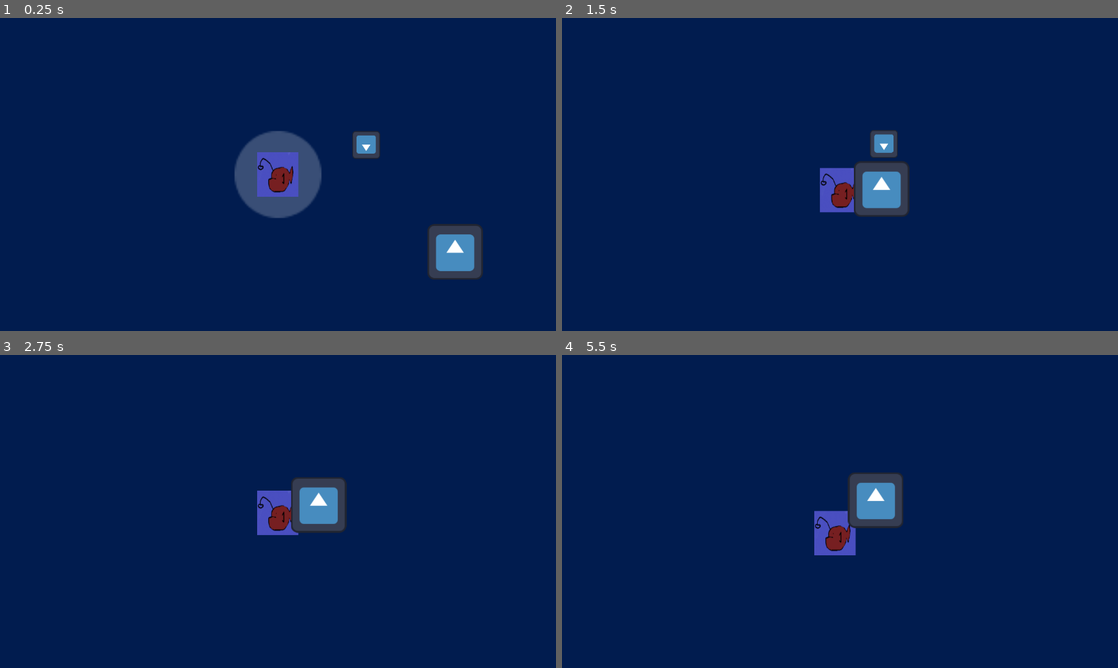
Above: before the commit, frames 1-4 (two rows, left to right).
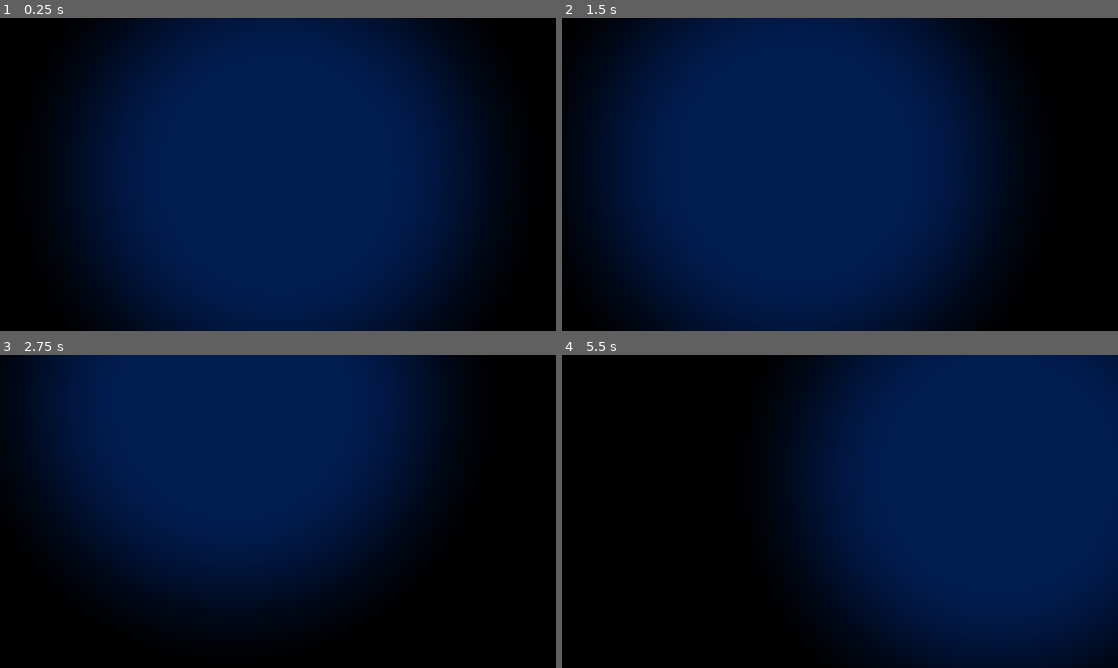
Above: after the commit, the same moments.

Repository: JeromeIsntDev/OceanX_HKthon_BioEvanescence
Game: Godot game, scene res://scenes/main.tscn
Same seed, same stepped clock (60 frames per second), same inputs: the game is played once before the commit and once after it. The engine's default icon, where the game draws it, is replaced by a stand-in: a white triangle on a blue panel in a dark square.
Inputs:
- Up to frame 1 (0.25 s): no input
- Up to frame 2 (1.5 s): hold D (ui_right) 0.53-1.28 s; hold S (ui_down) from 1.28 s (still down)
- Up to frame 3 (2.75 s): release S (ui_down) at 2.03 s; hold D (ui_right) from 2.03 s (still down)
- Up to frame 4 (5.5 s): release D (ui_right) at 2.78 s; hold W (ui_up) 2.78-3.53 s; hold A (ui_left) 3.53-5.03 s; hold S (ui_down) from 5.03 s (still down)

The runs differ from the first frame. In frame 1, 52% of the frame differs, in the area x 0-100%, y 0-100%; in frame 2, 51%; in frame 3, 67%; in frame 4, 59%.

Commit message:
TUAN_COMMIT: something

Diff:
--- a/assets/shader/spotlight.gdshader
+++ b/assets/shader/spotlight.gdshader
@@ -2,8 +2,8 @@
 
 uniform sampler2D SCREEN_TEXTURE : hint_screen_texture, filter_linear_mipmap;
 uniform float aspect = 1.7777777;
-uniform vec2 mouse_pos = vec2(0.5);
-uniform float mouse_range = 0.2;
+uniform vec2 player_pos = vec2(0.5);
+uniform float spotlight_range = 0.2;
 
 void vertex() {
 	// Called for every vertex the material is visible on.
@@ -11,10 +11,10 @@
 
 void fragment() {
 	// Called for every pixel the material is visible on.
-	vec2 uv = UV - mouse_pos;
-	uv = vec2(uv.x, uv.y/ aspect);
+	vec2 uv = UV - player_pos;
+	uv = vec2(uv.x, uv.y);
 
-	float mask = mouse_range - length(uv);
+	float mask = spotlight_range - length(uv);
 	mask = smoothstep(0, 0.12, mask);
 	COLOR.rgb = mix(vec3(0.0), texture(SCREEN_TEXTURE, SCREEN_UV).rgb, mask);
 }
--- a/scenes/World.tscn
+++ b/scenes/World.tscn
@@ -1,13 +1,31 @@
 [gd_scene format=3 uid="uid://bouwjmxp4sy77"]
+
+[ext_resource type="Shader" uid="uid://bv8gb1oor27fv" path="res://assets/shader/spotlight.gdshader" id="1_kqs1s"]
+
+[sub_resource type="ShaderMaterial" id="ShaderMaterial_32lhk"]
+shader = ExtResource("1_kqs1s")
+shader_parameter/aspect = 1.7777777
+shader_parameter/player_pos = Vector2(0.5, 0.5)
+shader_parameter/spotlight_range = 0.2
 
 [sub_resource type="RectangleShape2D" id="RectangleShape2D_io8um"]
 
 [node name="World" type="Node2D" unique_id=1347648242]
 
-[node name="ColorRect" type="ColorRect" parent="." unique_id=989531154]
+[node name="Background" type="ColorRect" parent="." unique_id=989531154]
 offset_right = 3200.0
 offset_bottom = 3200.0
 color = Color(0.003921569, 0.10980392, 0.30980393, 1)
+
+[node name="Spotlight" type="ColorRect" parent="." unique_id=966448974]
+material = SubResource("ShaderMaterial_32lhk")
+anchors_preset = 15
+anchor_right = 1.0
+anchor_bottom = 1.0
+offset_right = 3200.0
+offset_bottom = 3200.0
+grow_horizontal = 2
+grow_vertical = 2
 
 [node name="TopWall2" type="StaticBody2D" parent="." unique_id=645055385]
 position = Vector2(0, -160)
--- a/scenes/main.tscn
+++ b/scenes/main.tscn
@@ -3,16 +3,12 @@
 [ext_resource type="PackedScene" uid="uid://ce5dh5ampndta" path="res://scenes/player.tscn" id="1_o5qli"]
 [ext_resource type="PackedScene" uid="uid://bouwjmxp4sy77" path="res://scenes/World.tscn" id="1_tefeu"]
 [ext_resource type="PackedScene" uid="uid://3de4huieval4" path="res://scenes/enemy.tscn" id="2_0wfyh"]
-[ext_resource type="Script" path="res://scripts/audio_player.gd" id="3_sugp2"]
 [ext_resource type="Texture2D" uid="uid://we63bgbl7ati" path="res://icon.svg" id="4_jyhfs"]
 [ext_resource type="Script" uid="uid://cmo2amomucwfr" path="res://scripts/prey_lvl_1.gd" id="5_o6xl0"]
 
 [sub_resource type="CircleShape2D" id="CircleShape2D_5nq6w"]
 
 [node name="Main" type="Node2D" unique_id=1090391997]
-
-[node name="World" parent="." unique_id=1347648242 instance=ExtResource("1_tefeu")]
-position = Vector2(-1600, -1600)
 
 [node name="Player" parent="." unique_id=1663085969 groups=["player"] instance=ExtResource("1_o5qli")]
 
@@ -31,7 +27,6 @@
 player = NodePath("../Player")
 
 [node name="AudioStreamPlayer2D" type="AudioStreamPlayer2D" parent="." unique_id=775250798]
-script = ExtResource("3_sugp2")
 
 [node name="PreyLvl1" type="CharacterBody2D" parent="." unique_id=1109266914]
 script = ExtResource("5_o6xl0")
@@ -47,3 +42,6 @@
 rotation = -3.1415927
 scale = Vector2(0.5, 0.5)
 texture = ExtResource("4_jyhfs")
+
+[node name="World" parent="." unique_id=1347648242 instance=ExtResource("1_tefeu")]
+position = Vector2(-1600, -1600)
